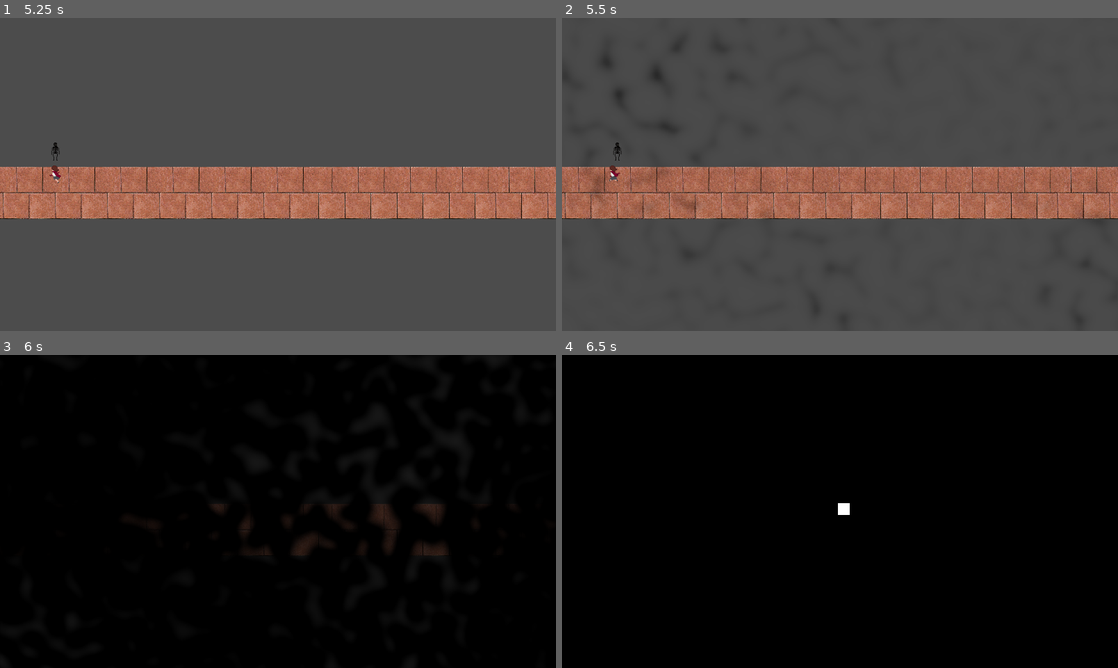
Above: before the commit, frames 1-4 (two rows, left to right).
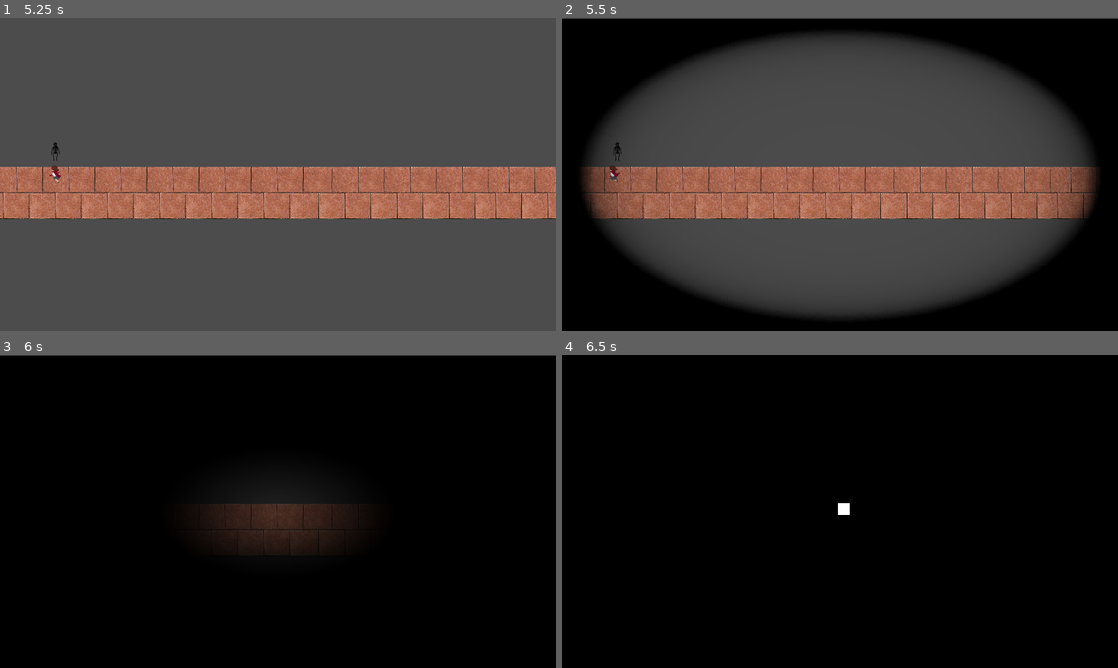
Above: after the commit, the same moments.

Repository: LadyVolk/The-Modern-Triad
Game: Godot game, scene res://Infra/Menu.tscn
Same seed, same stepped clock (60 frames per second), same inputs: the game is played once before the commit and once after it. The engine's default icon, where the game draws it, is replaced by a stand-in: a white triangle on a blue panel in a dark square. Sound files missing from this copy of the repository are replaced by a short silence.
Inputs (mouse positions are in pixels of both pictures, inside the frame that each line leads up to):
- Up to frame 1 (5.25 s): click "START" at 0.5 s; move the mouse to (400, 158) at 1.27 s; hold D (player_right) 1.28-2.03 s; hold Right mouse button (melee_attack) 1.28-2.03 s; move the mouse to (166, 190) at 2.02 s; hold S (player_down) 2.03-2.78 s; tap Space (player_dash) at 2.1 s; move the mouse to (333, 105) at 2.77 s; press the mouse at (333, 105) at 2.78 s; hold D (player_right) 2.78-3.53 s; move the mouse to (250, 237) at 3.52 s; release the mouse at (250, 237) at 3.53 s; hold W (player_up) 3.53-4.28 s; right-click (250, 237) at 3.6 s; move the mouse to (444, 221) at 4.27 s; hold Space (player_dash) 4.28-5.03 s; hold A (player_left) from 4.28 s (still down); move the mouse to (111, 127) at 5.02 s; click (111, 127) at 5.1 s
- Up to frame 2 (5.5 s): keep holding A (player_left)
- Up to frame 3 (6 s): move the mouse to (305, 511) at 5.77 s; release A (player_left) at 5.78 s; hold S (player_down) from 5.78 s (still down); hold Right mouse button (melee_attack) from 5.78 s (still down)
- Up to frame 4 (6.5 s): keep holding S (player_down); keep holding Right mouse button (melee_attack)

Frame 1 is identical in both runs. In frame 2, 42% of the frame differs, in the area x 0-100%, y 0-100%; in frame 3, 4.1%; in frame 4, nothing differs.

Commit message:
created base shader for fade

Diff:
--- a/game/Life/Corridor.tscn
+++ b/game/Life/Corridor.tscn
@@ -1,9 +1,10 @@
-[gd_scene load_steps=12 format=2]
+[gd_scene load_steps=11 format=2]
 
 [ext_resource path="res://Life/Corridor.gd" type="Script" id=1]
 [ext_resource path="res://PlayerStuff/Player.tscn" type="PackedScene" id=2]
 [ext_resource path="res://assets/images/corridor_floor.png" type="Texture" id=3]
 [ext_resource path="res://Life/Mirror.tscn" type="PackedScene" id=4]
+[ext_resource path="res://assets/images/transition/trans_1.png" type="Texture" id=5]
 
 [sub_resource type="RectangleShape2D" id=1]
 extents = Vector2( 960, 20 )
@@ -23,27 +24,18 @@
 void fragment(){
 	vec4 noise_pixel_color = texture(noise_texture, UV);
 
-	float noise_color = noise_pixel_color.r;
-
-	float change_color = smoothstep(0.0, noise_color, amount);
-
-	COLOR = vec4(0.0, 0.0, 0.0, change_color);
+	float noise_color = 1.0 - noise_pixel_color.r;
+
+	float alpha = smoothstep(0.0, noise_color, amount);
+
+	COLOR = vec4(0.0, 0.0, 0.0, alpha);
+
 }"
-
-[sub_resource type="OpenSimplexNoise" id=5]
-seed = 1
-octaves = 2
-lacunarity = 0.1
-
-[sub_resource type="NoiseTexture" id=6]
-width = 1920
-height = 1080
-noise = SubResource( 5 )
 
 [sub_resource type="ShaderMaterial" id=7]
 shader = SubResource( 4 )
 shader_param/amount = 0.0
-shader_param/noise_texture = SubResource( 6 )
+shader_param/noise_texture = ExtResource( 5 )
 
 [node name="Corridor" type="Node2D"]
 script = ExtResource( 1 )
@@ -326,7 +318,11 @@
 
 [node name="ColorRect" type="ColorRect" parent="FadeLayer"]
 material = SubResource( 7 )
+margin_top = 3.0
 margin_right = 1920.0
-margin_bottom = 1080.0
+margin_bottom = 1083.0
+__meta__ = {
+"_edit_use_anchors_": false
+}
 
 [node name="Tween" type="Tween" parent="."]
--- /dev/null
+++ b/game/Life/base_fade.shader
@@ -0,0 +1,15 @@
+shader_type canvas_item;
+
+uniform float amount : hint_range(0, 1);
+uniform sampler2D noise_texture;
+
+void fragment(){
+	vec4 noise_pixel_color = texture(noise_texture, UV);
+
+	float noise_color = noise_pixel_color.r;
+
+	float alpha = smoothstep(0.0, noise_color, amount);
+
+	COLOR = vec4(0.0, 0.0, 0.0, alpha);
+
+}
Binary file added: game/assets/images/transition/trans_1.png
Not shown, added: game/assets/images/transition/trans_1.png.import
Binary file added: game/assets/images/transition/trans_10.png
Not shown, added: game/assets/images/transition/trans_10.png.import
Binary file added: game/assets/images/transition/trans_2.png
Not shown, added: game/assets/images/transition/trans_2.png.import
Binary file added: game/assets/images/transition/trans_3.png
Not shown, added: game/assets/images/transition/trans_3.png.import
Binary file added: game/assets/images/transition/trans_4.png
Not shown, added: game/assets/images/transition/trans_4.png.import
Binary file added: game/assets/images/transition/trans_5.png
Not shown, added: game/assets/images/transition/trans_5.png.import
(and 8 more such lines)
